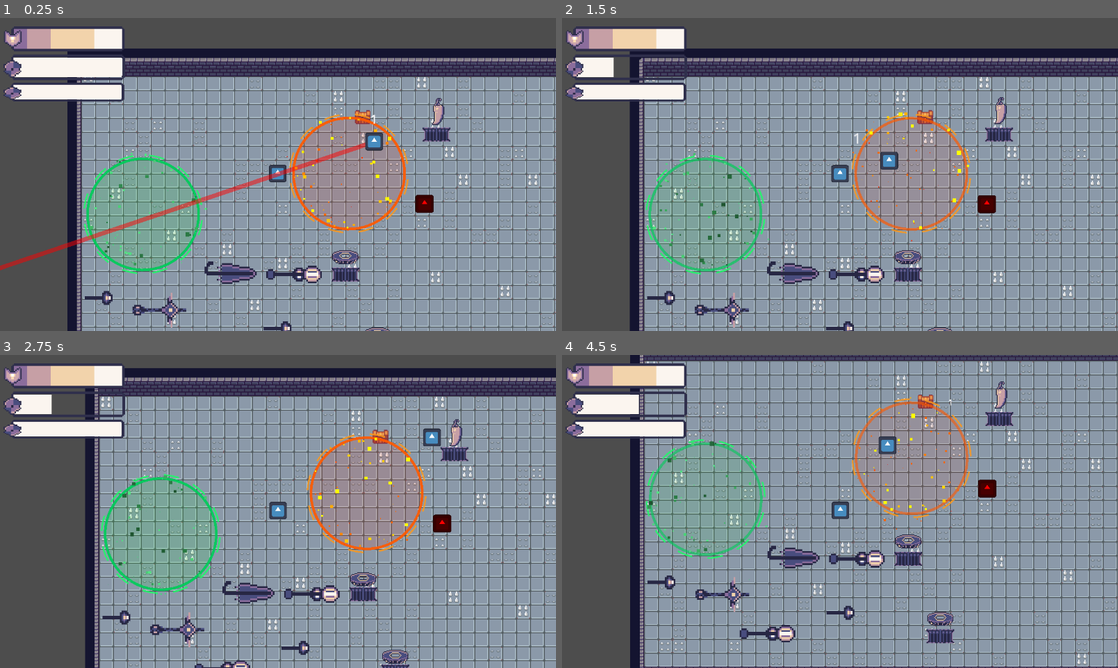
Above: before the commit, frames 1-4 (two rows, left to right).
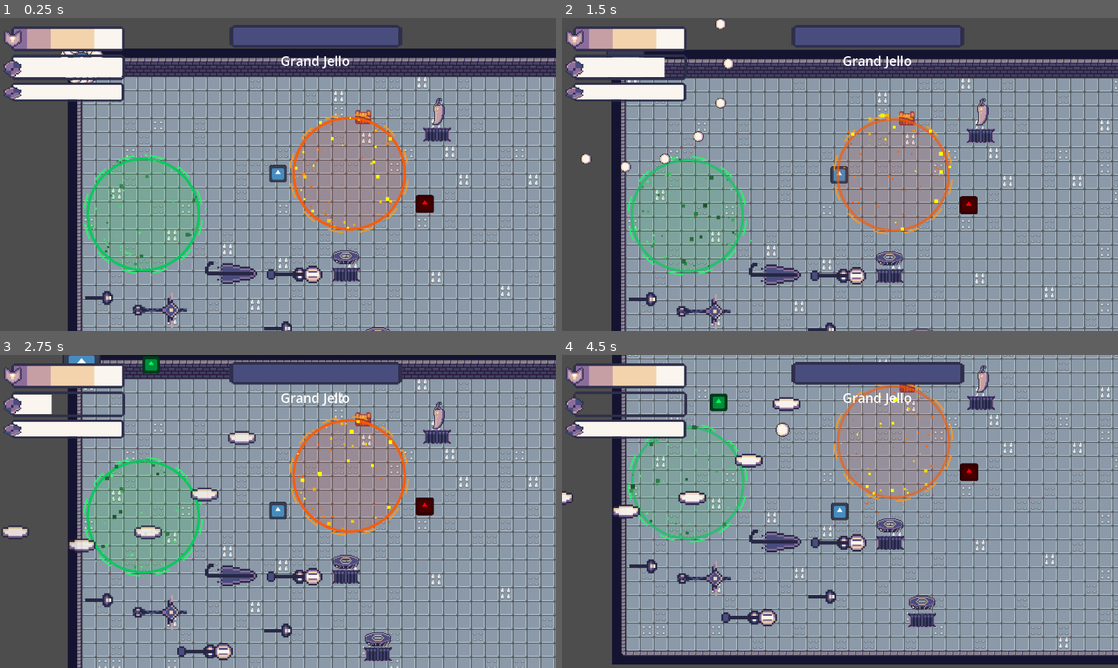
Above: after the commit, the same moments.

Repository: chabsseu/Stauffs-and-Magic
Game: Godot game, scene res://Scenes/Floors/test_world.tscn
Same seed, same stepped clock (60 frames per second), same inputs: the game is played once before the commit and once after it. The engine's default icon, where the game draws it, is replaced by a stand-in: a white triangle on a blue panel in a dark square.
Inputs (mouse positions are in pixels of both pictures, inside the frame that each line leads up to):
- Up to frame 1 (0.25 s): no input
- Up to frame 2 (1.5 s): move the mouse to (962, 158) at 0.52 s; tap A (A) at 0.6 s; tap D (D) at 0.8, 1.35 s; move the mouse to (728, 190) at 1.27 s
- Up to frame 3 (2.75 s): tap S (S) at 1.55, 2.1 s; move the mouse to (333, 442) at 2.02 s; tap A (A) at 2.3 s
- Up to frame 4 (4.5 s): move the mouse to (812, 574) at 2.77 s; tap A (A) at 2.85 s; tap D (D) at 3.05, 3.6 s; move the mouse to (1006, 558) at 3.52 s; tap S (S) at 3.8, 4.35 s; move the mouse to (673, 464) at 4.27 s

The runs differ from the first frame. In frame 1, 12% of the frame differs, in the area x 0-100%, y 2-100%; in frame 2, 41%; in frame 3, 46%; in frame 4, 48%, in the area x 0-100%, y 0-100%.

Commit message:
added boss to the area of effect calling
Replaced the boss health bar

Diff:
--- a/Scenes/Enemies/Boss/grand_gello.tscn
+++ b/Scenes/Enemies/Boss/grand_gello.tscn
@@ -5,8 +5,8 @@
 [ext_resource type="PackedScene" uid="uid://diravf6ro4s0l" path="res://Scenes/Enemies/Boss/boss_bullet.tscn" id="2_qw8uh"]
 [ext_resource type="PackedScene" uid="uid://b38gp36xx0yis" path="res://Scenes/Enemies/Boss/boss_puddle.tscn" id="3_7n8lb"]
 [ext_resource type="PackedScene" uid="uid://cb0kyqifl5o74" path="res://Scenes/Enemies/slime.tscn" id="3_wsfiu"]
-[ext_resource type="Texture2D" uid="uid://xarcugs0uokh" path="res://Assets/UI/Health&Armor/Armor.png" id="6_7n8lb"]
-[ext_resource type="Texture2D" uid="uid://d1pjrb666e6i7" path="res://Assets/UI/Health&Armor/Armor_bar.png" id="7_sybyq"]
+[ext_resource type="Texture2D" uid="uid://clwrngsgt8qvi" path="res://Assets/UI/Health&Armor/BossHealthBar.png" id="6_sybyq"]
+[ext_resource type="Texture2D" uid="uid://bya82n82n0pj3" path="res://Assets/UI/Health&Armor/BossHealth.png" id="7_353xd"]
 [ext_resource type="Script" uid="uid://cn3s0secy6fqd" path="res://Scripts/Enemies/Boss/boss_health.gd" id="8_sybyq"]
 
 [sub_resource type="RectangleShape2D" id="RectangleShape2D_33sxi"]
@@ -52,8 +52,8 @@
 step = 0.0
 value = 50.0
 nine_patch_stretch = true
-texture_over = ExtResource("6_7n8lb")
-texture_progress = ExtResource("7_sybyq")
+texture_over = ExtResource("6_sybyq")
+texture_progress = ExtResource("7_353xd")
 script = ExtResource("8_sybyq")
 Boss = NodePath("../..")
 
--- a/Scenes/Floors/test_world.tscn
+++ b/Scenes/Floors/test_world.tscn
@@ -9,7 +9,7 @@
 [ext_resource type="PackedScene" uid="uid://exmlmiug3st4" path="res://Scenes/Floors/poison.tscn" id="10_gbv6p"]
 [ext_resource type="PackedScene" uid="uid://cwio32p3nix68" path="res://Scenes/UI/forgeUI.tscn" id="10_ncuxn"]
 [ext_resource type="PackedScene" uid="uid://6x6c34ddudyr" path="res://Scenes/Map/cooldown_statue.tscn" id="11_858e3"]
-[ext_resource type="PackedScene" uid="uid://hokg0gi8ti1u" path="res://Scenes/Enemies/sloth.tscn" id="11_ncuxn"]
+[ext_resource type="PackedScene" uid="uid://des416ak1l8jm" path="res://Scenes/Enemies/Boss/grand_gello.tscn" id="11_ncuxn"]
 [ext_resource type="PackedScene" uid="uid://dkxxs5v05i6p4" path="res://Scenes/Map/attack_statue.tscn" id="12_m1klf"]
 
 [sub_resource type="TileSetAtlasSource" id="TileSetAtlasSource_2yfla"]
@@ -229,5 +229,4 @@
 position = Vector2(71, 175)
 poison_chance = 0.3
 
-[node name="sloth" parent="." unique_id=1533549000 instance=ExtResource("11_ncuxn")]
-position = Vector2(338, 93)
+[node name="GrandGello" parent="." unique_id=1408162063 instance=ExtResource("11_ncuxn")]
--- a/Scripts/Map/fire.gd
+++ b/Scripts/Map/fire.gd
@@ -44,7 +44,7 @@
 
 # Deals damage immediately the moment a body steps in
 func _on_body_entered(body: Node2D) -> void:
-    if body.is_in_group("Player") or body.is_in_group("Enemy"):
+    if body.is_in_group("Player") or body.is_in_group("Enemy") or body.is_in_group("Boss"):
         if body not in bodies_inside:
             bodies_inside.append(body)
             # Instant damage on enter — no waiting for tick
--- a/Scripts/Map/poison.gd
+++ b/Scripts/Map/poison.gd
@@ -44,7 +44,7 @@
 
 # Deals damage
 func _on_body_entered(body: Node2D) -> void:
-	if body.is_in_group("Player") or body.is_in_group("Enemy"):
+	if body.is_in_group("Player") or body.is_in_group("Enemy") or body.is_in_group("Boss"):
 		if body not in bodies_inside:
 			bodies_inside.append(body)
 
Binary file added: Assets/UI/Health&Armor/BossHealth.png
Not shown, added: Assets/UI/Health&Armor/BossHealth.png.import
Binary file added: Assets/UI/Health&Armor/BossHealthBar.png
Not shown, added: Assets/UI/Health&Armor/BossHealthBar.png.import
